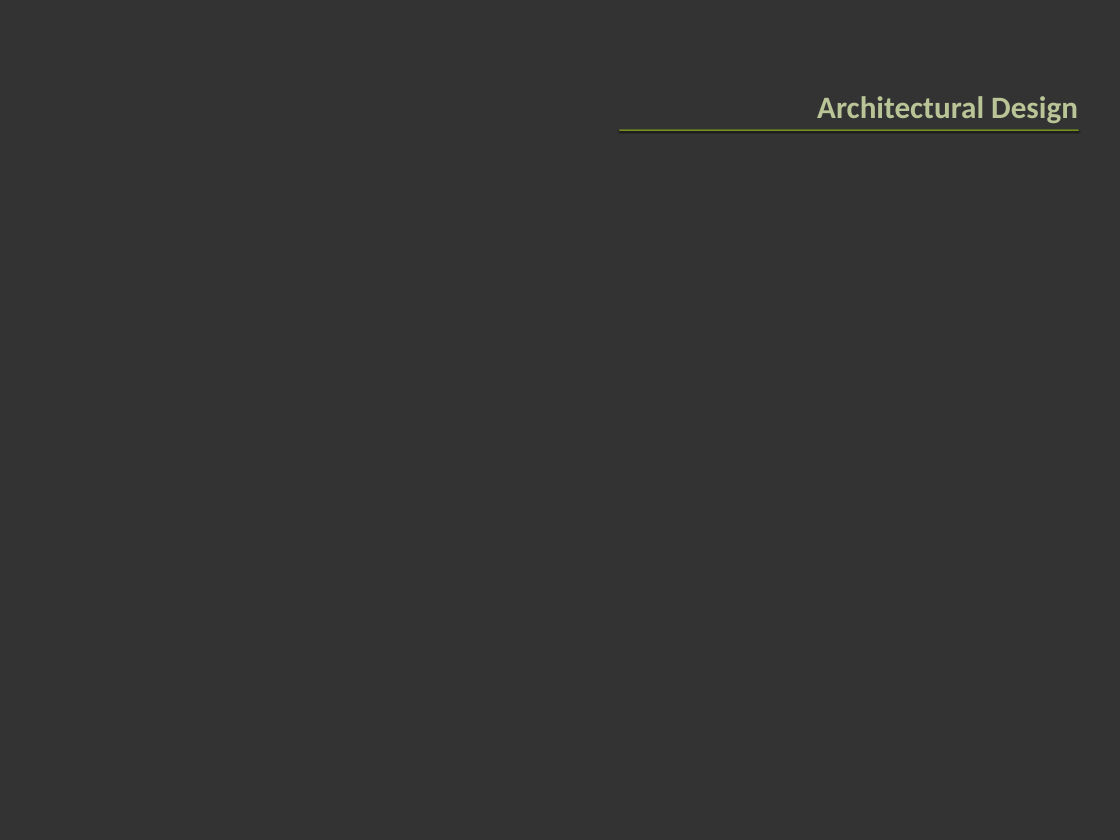
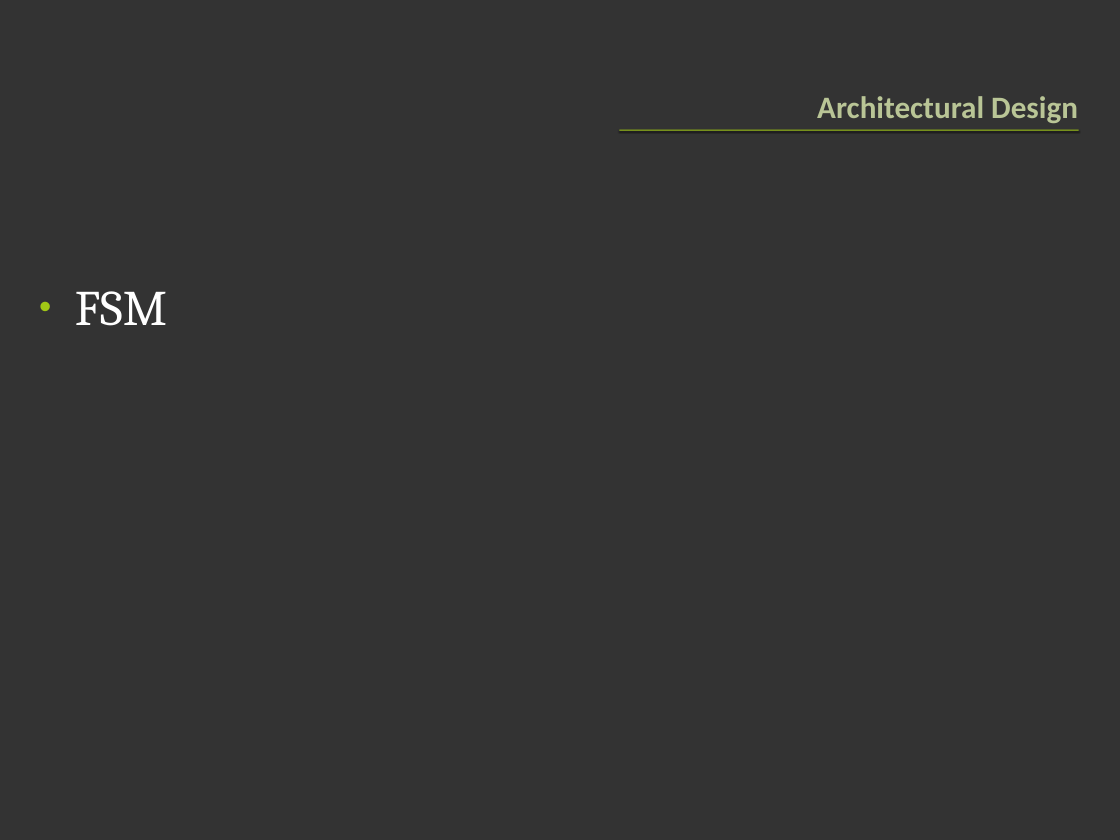
Before and after one commit to greck/0xDEADBEEF, a slide deck: slide 18 of PRES.pptx (slide 13 before the commit). Drawn at 1120x840 pixels with LibreOffice and Linux fonts; fonts in the diff are those of the drawing. Boxes give left, top, right and bottom in pixels: in the first picture for what was removed or moved away, otherwise in the second. Text is boxed around its words. In the diff, an @@ line names an element or a change of style, - is before the commit and + after.

```diff
--- a/PRES.pptx
+++ b/PRES.pptx
@@ text added at [75,291,167,326], 32 pt, text #FFFFFF @@
+• FSM
```
Also in this commit, not shown: 3 other slides changed, 8 slides added, 1 slide removed.
